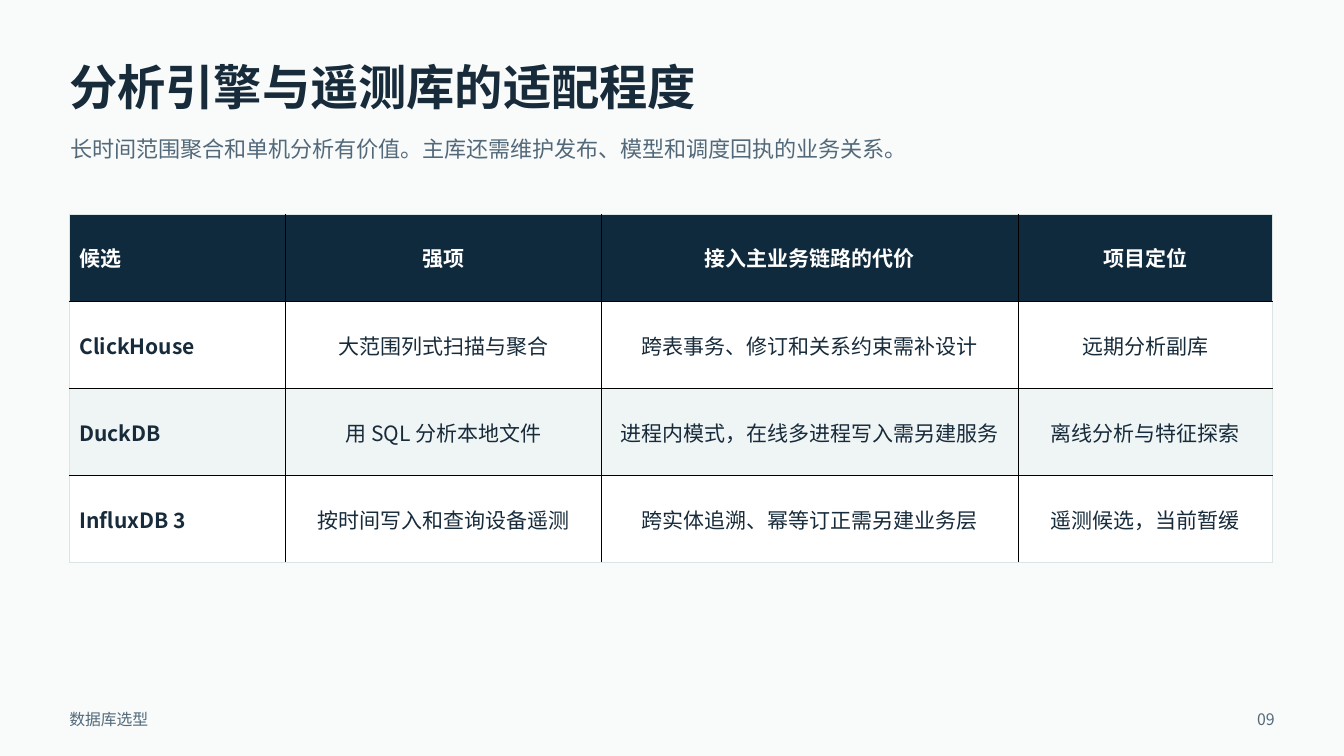
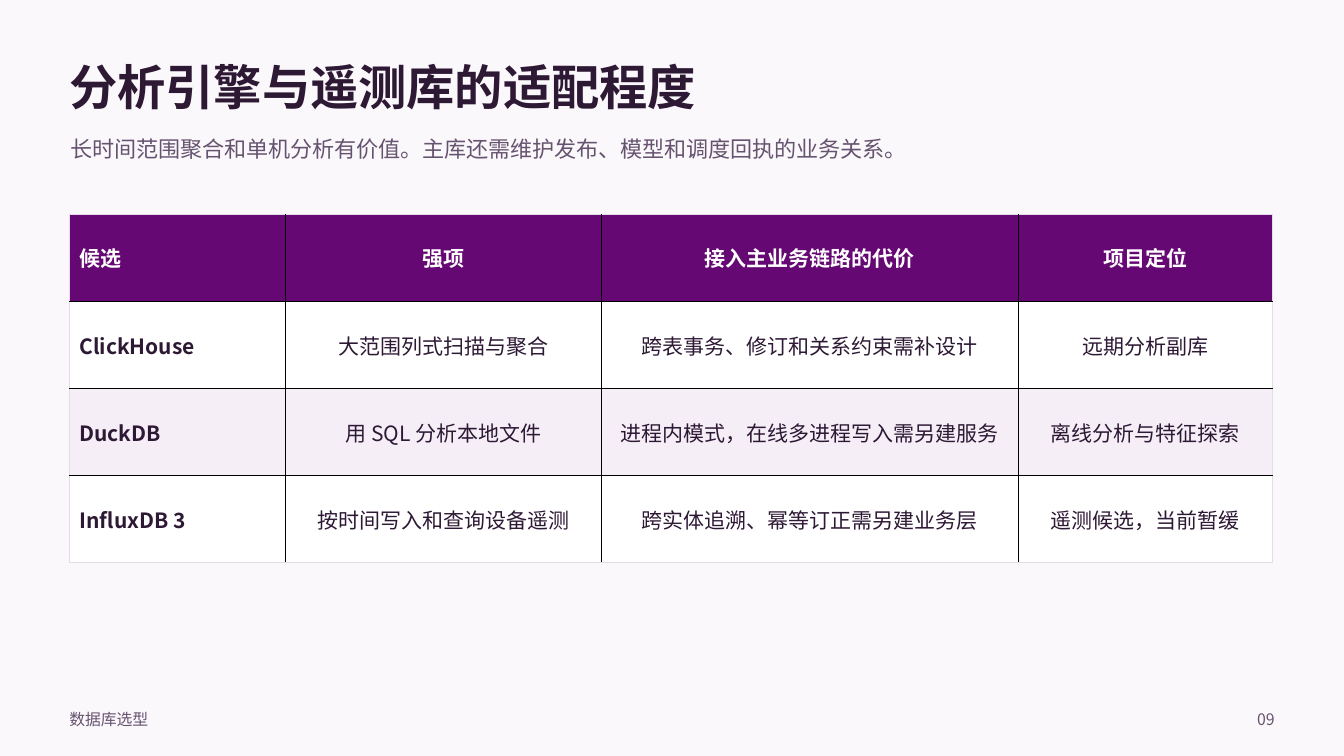
Before and after one commit to Sunhuahai/wind-power-forecasting, a slide deck: slide 9 of docs/研究记录/风电功率预测项目汇报_详版_2026-11-26.pptx. Drawn at 1344x756 pixels with LibreOffice and Linux fonts; fonts in the diff are those of the drawing. Boxes give left, top, right and bottom in pixels: in the first picture for what was removed or moved away, otherwise in the second. Text is boxed around its words. In the diff, an @@ line names an element or a change of style, - is before the commit and + after.

```diff
--- a/docs/研究记录/风电功率预测项目汇报_详版_2026-11-26.pptx
+++ b/docs/研究记录/风电功率预测项目汇报_详版_2026-11-26.pptx
@@ background #F8FBFA to #FBF8FC @@
@@ text "分析引擎与遥测库的适配程度" at (69,63,696,110): text colour #172B3B to #2E1935 @@
@@ table at (70,214,1274,563) @@
@@ fill #102A3D to #660874 in row 1 @@
@@ fill #EFF4F4 to #F5EEF7 in row 3 @@
@@ text colour #172B3B to #2E1935 in "ClickHouse", "大范围列式扫描与聚合", "跨表事务、修订和关系约束需补设计", "远期分析副库" and 8 more places @@
@@ borders changed @@
@@ text colour #53697A to #66536F in 3 elements at (70,138,906,159), (69,712,148,726), (1257,713,1275,725) @@
```
Also in this commit, not shown: 29 other slides changed.
